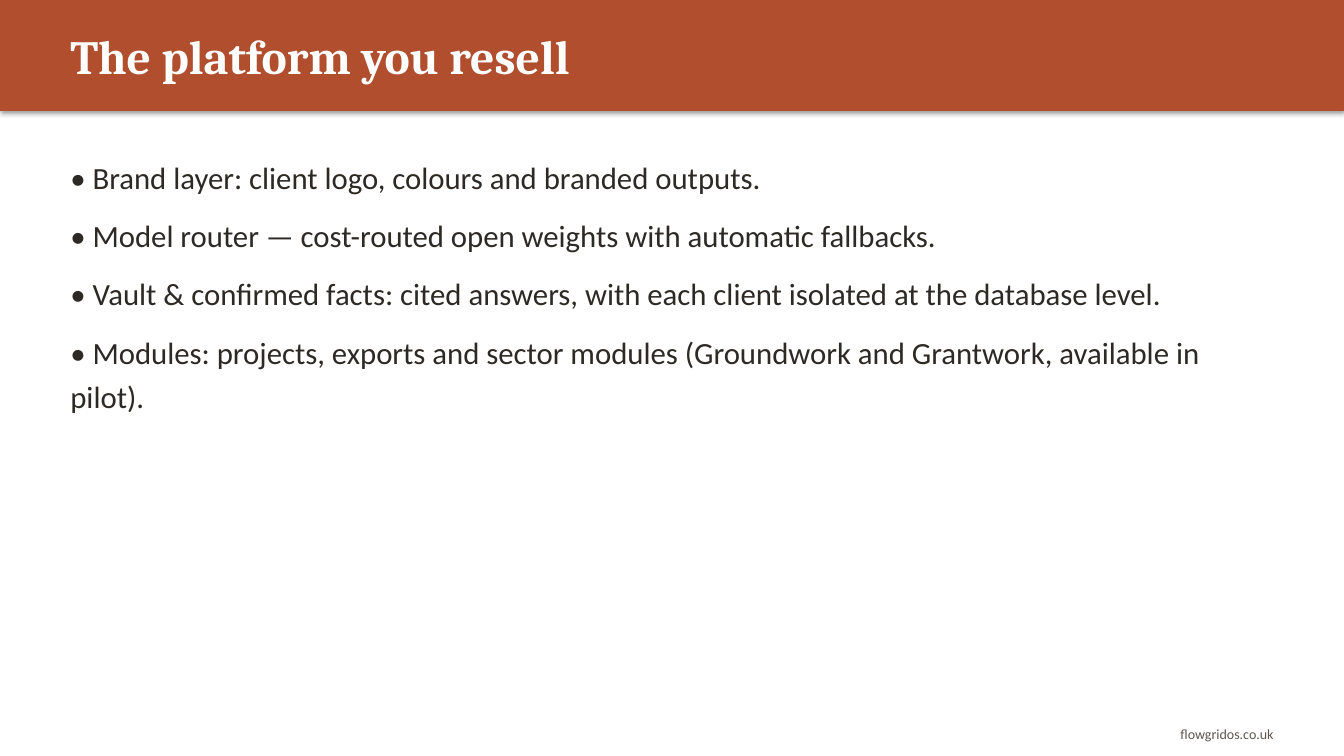
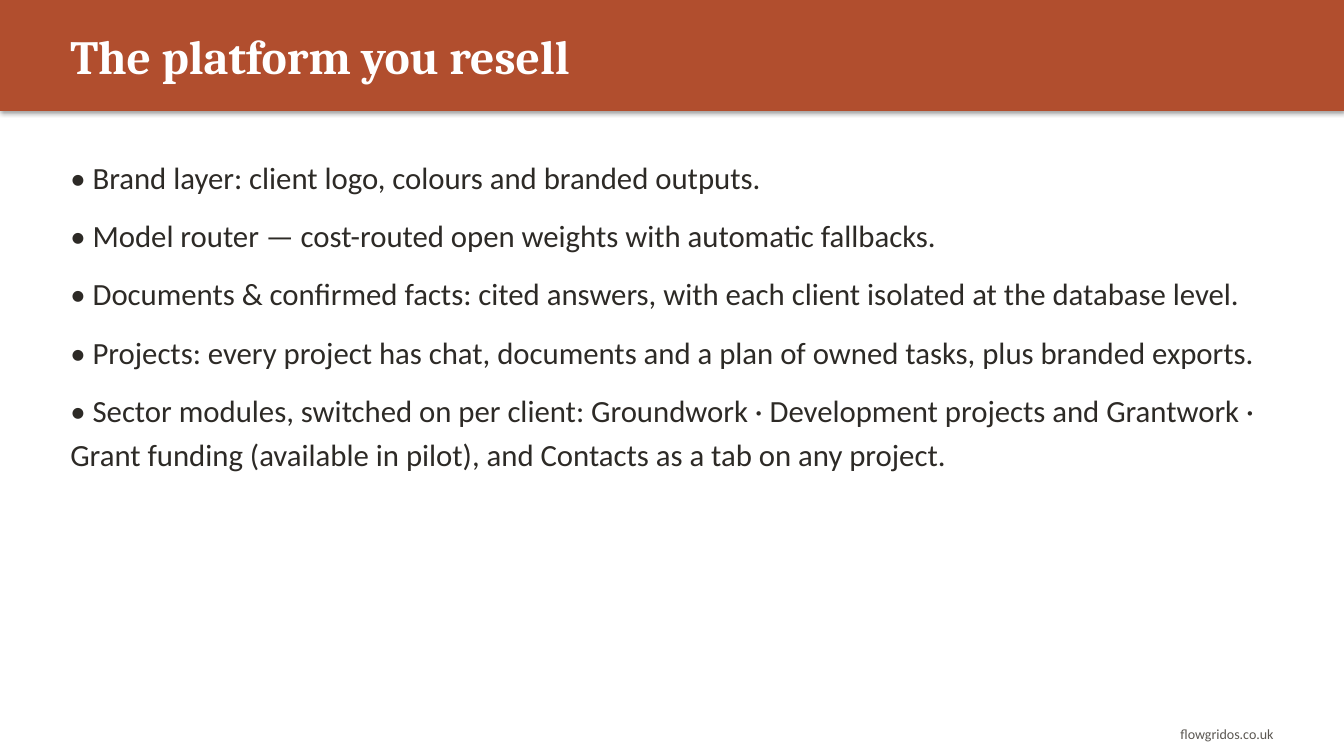
Before and after one commit to CliveStruv56/operations-engine, a slide deck: slide 3 of docs/flowgrid-os-partner-deck.pptx. Drawn at 1344x756 pixels with LibreOffice and Linux fonts; fonts in the diff are those of the drawing. Boxes give left, top, right and bottom in pixels: in the first picture for what was removed or moved away, otherwise in the second. Text is boxed around its words. In the diff, an @@ line names an element or a change of style, - is before the commit and + after.

```diff
--- a/docs/flowgrid-os-partner-deck.pptx
+++ b/docs/flowgrid-os-partner-deck.pptx
@@ text at (70,283,1253,472): text changed @@
-• Vault & confirmed facts: cited answers, with each client isolated at the database level.
-• Modules: projects, exports and sector modules (Groundwork and Grantwork, available in pilot).
+• Documents & confirmed facts: cited answers, with each client isolated at the database level.
+• Projects: every project has chat, documents and a plan of owned tasks, plus branded exports.
+• Sector modules, switched on per client: Groundwork · Development projects and Grantwork · Grant funding (available in pilot), and Contacts as a tab on any project.
```
Also in this commit, not shown: 1 other slide changed, 10 other files.
